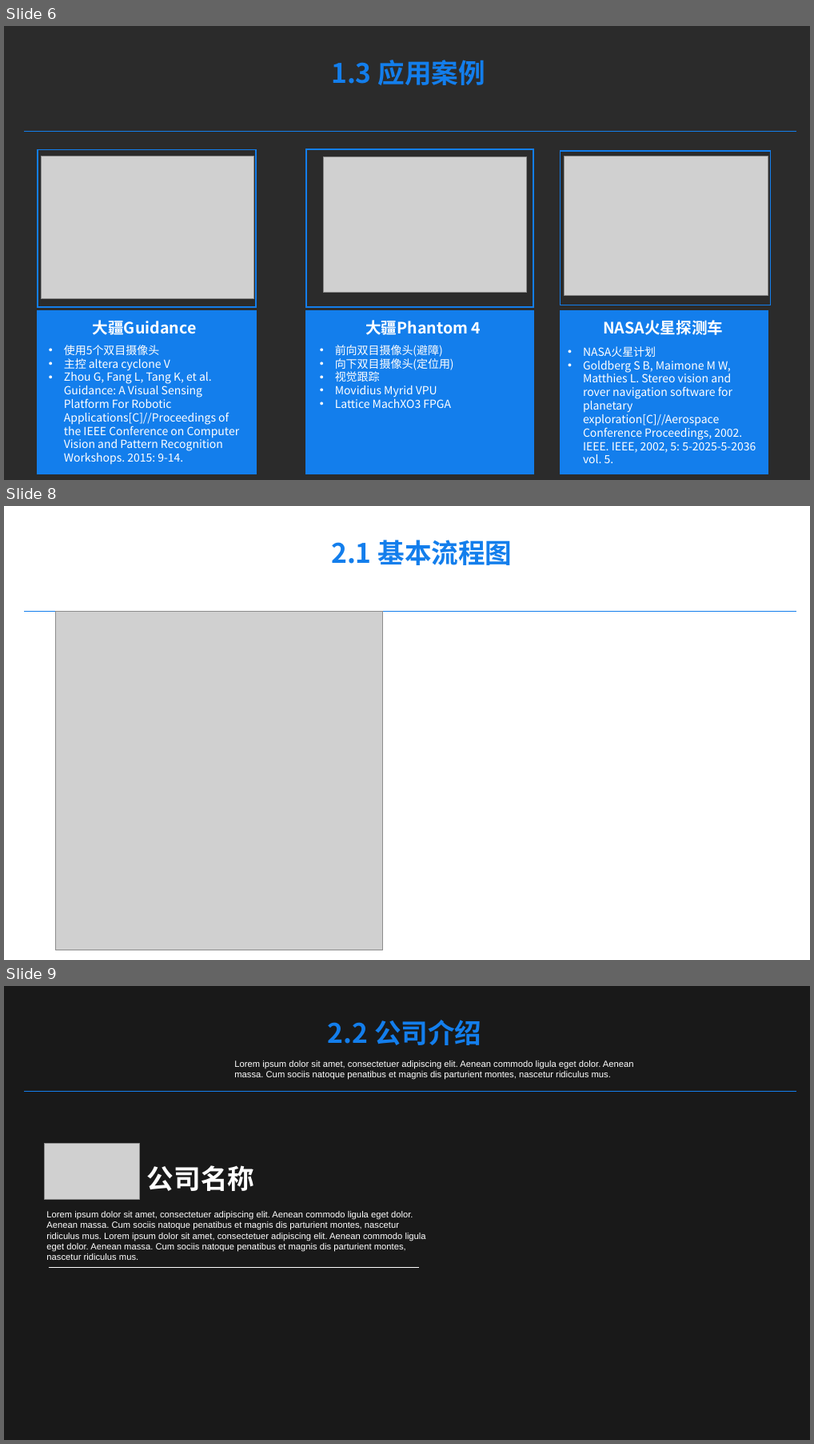
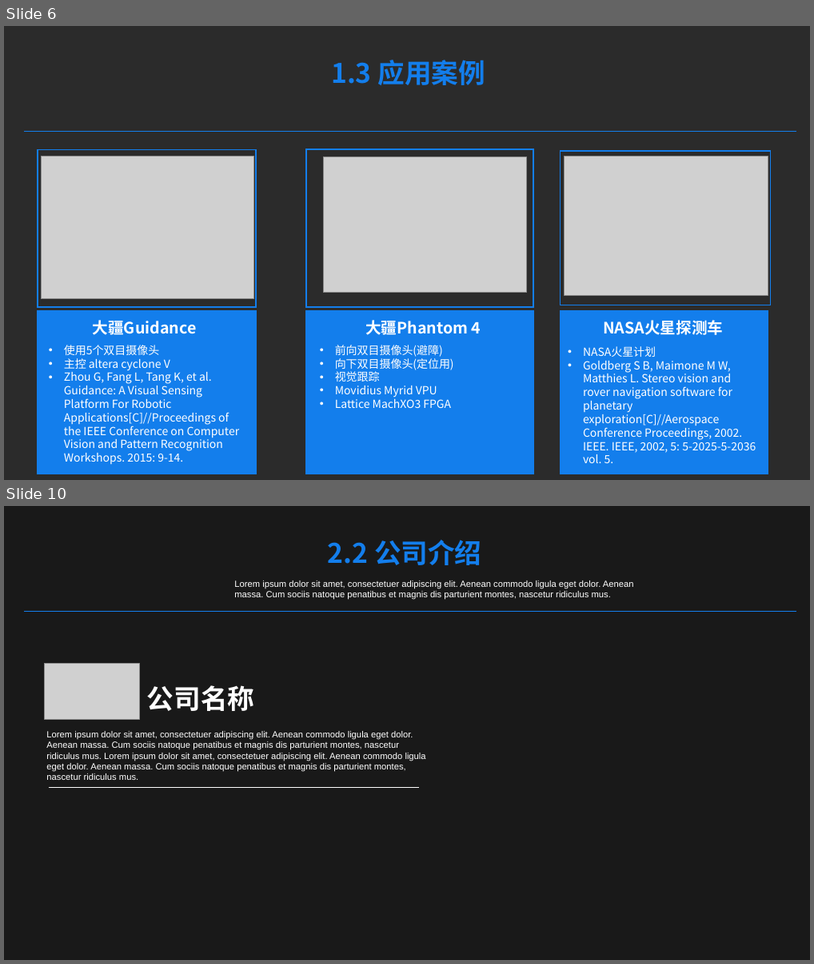
Before and after one commit to lvniqi/machine-learning, a slide deck: stero_vision/双目视觉.pptx. Shown one above the other, each under a label of ours: slides 6, 8 and 9 before the commit, slides 6 and 10 after it; the slides between them are not shown. The pictures are 814x1444 and 814x964 pixels, drawn with LibreOffice and Linux fonts; fonts in the diff are those of the drawing; grey boxes stand for pictures; background and template pictures are left out; a plain dark background stands for a picture behind light text. Boxes give left, top, right and bottom in pixels: in the first picture for what was removed or moved away, otherwise in the second. Text is boxed around its words. In the diff, an @@ line names an element or a change of style, - is before the commit and + after.

Commit message:
修改流程图

```diff
--- a/stero_vision/双目视觉.pptx
+++ b/stero_vision/双目视觉.pptx
@@ slide 8 removed at [4, 506, 810, 960], background picture (left out) @@
@@ text removed at [331, 540, 512, 565] @@
-2.1 基本流程图
@@ line removed from (24, 611) to (797, 611) @@
@@ picture removed at [56, 611, 383, 949] @@
@@ what was slide 9 is now slide 10 @@
```
Also in this commit, not shown: 3 slides changed, 2 slides added, 1 other file.
